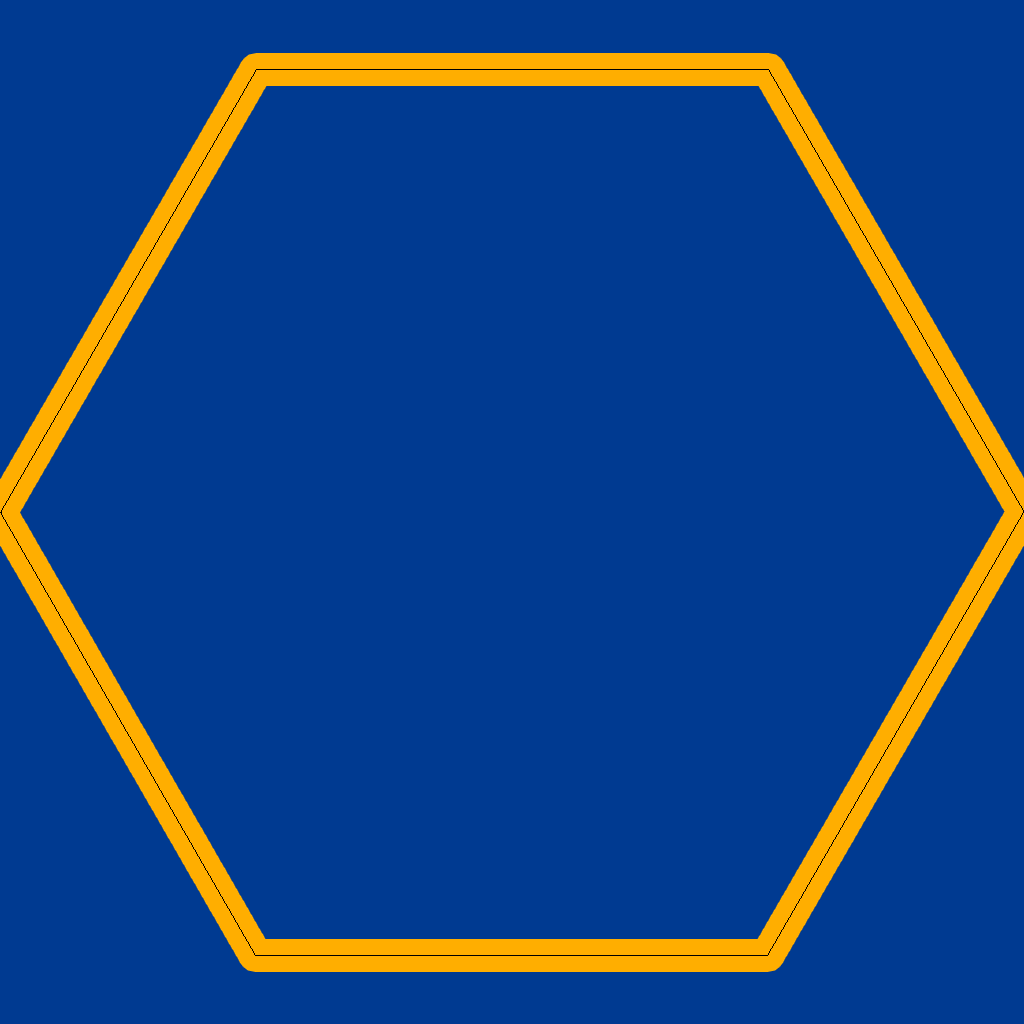
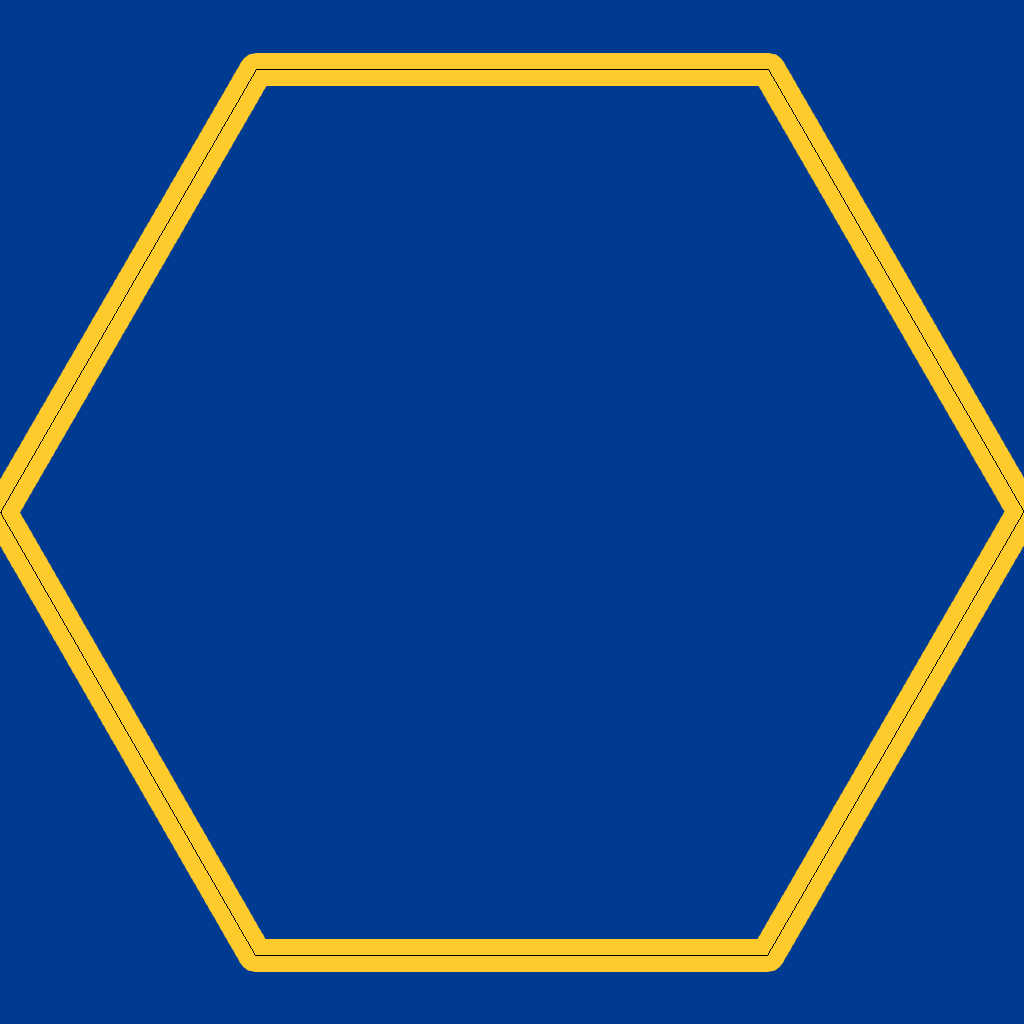
Before/after of a w=1024, h=1024 layered artwork. What changed in the layer stack:
pixels changed over [0, 53, 1024, 972] (layer not identified)
